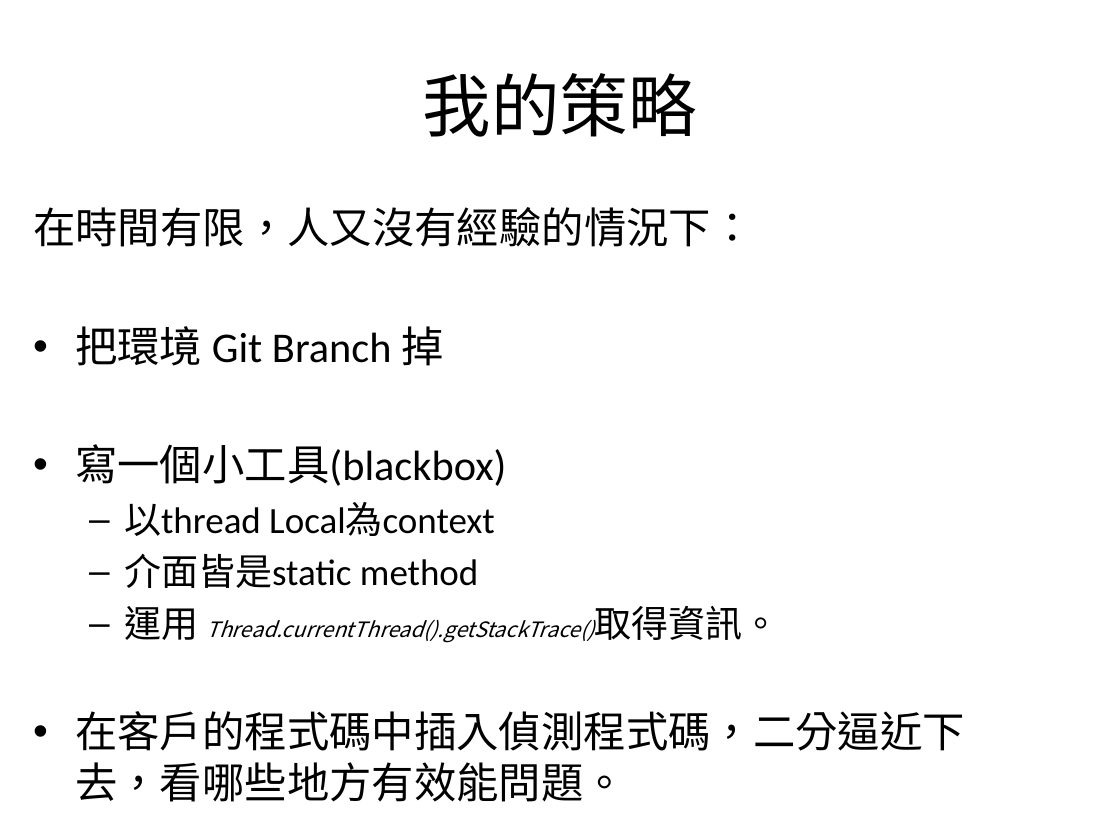
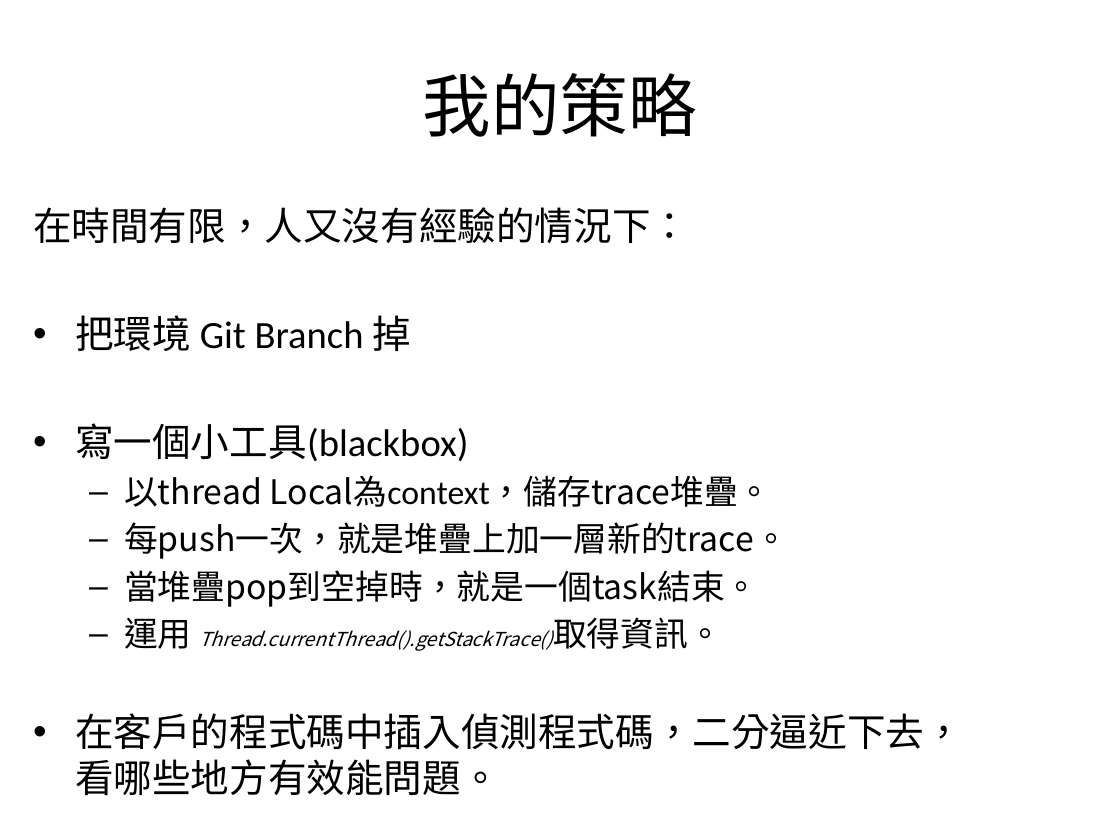
Before and after one commit to zanyking/java_two, a slide deck: slide 16 of 2013/Active Application Monitoring.pptx. Drawn at 1120x840 pixels with LibreOffice and Linux fonts; fonts in the diff are those of the drawing; background and template pictures are left out. Boxes give left, top, right and bottom in pixels: in the first picture for what was removed or moved away, otherwise in the second. Text is boxed around its words. In the diff, an @@ line names an element or a change of style, - is before the commit and + after.

```diff
--- a/2013/Active Application Monitoring.pptx
+++ b/2013/Active Application Monitoring.pptx
@@ text at <box>33,207,963,796</box>: size 27.2 to 24.8 pt in "在時間有限，人又沒有經驗的情況下：", "把環境 Git Branch 掉", "寫一個小工具(blackbox)", "在客戶的程式碼中插入偵測程式碼，二分逼近下去，看哪些地方有效能問題。"; font Calibri to Noto Sans CJK SC in "在時間有限，人又沒有經驗的情況下：", "把環境 掉", "寫一個小工具(blackbox)", "運用" and 1 more places; size 23.8 to 21.7 pt in "運用 Thread.currentThread().getStackTrace()取得資訊。"; size 13.6 to 12.4 pt, font Arial to Noto Sans CJK SC in "Thread.currentThread().getStackTrace()取得資訊。" @@
@@ text at <box>124,475,788,607</box>: text changed; size 23.8 to 21.7 pt; font Calibri to Noto Sans CJK SC @@
-  – 以thread Local為context
-  – 介面皆是static method
+  – 以thread Local為context，儲存trace堆疊。
+  – 每push一次，就是堆疊上加一層新的trace。
+  – 當堆疊pop到空掉時，就是一個task結束。
```
Also in this commit, not shown: 23 other slides changed, 11 slides added, 10 other files.
